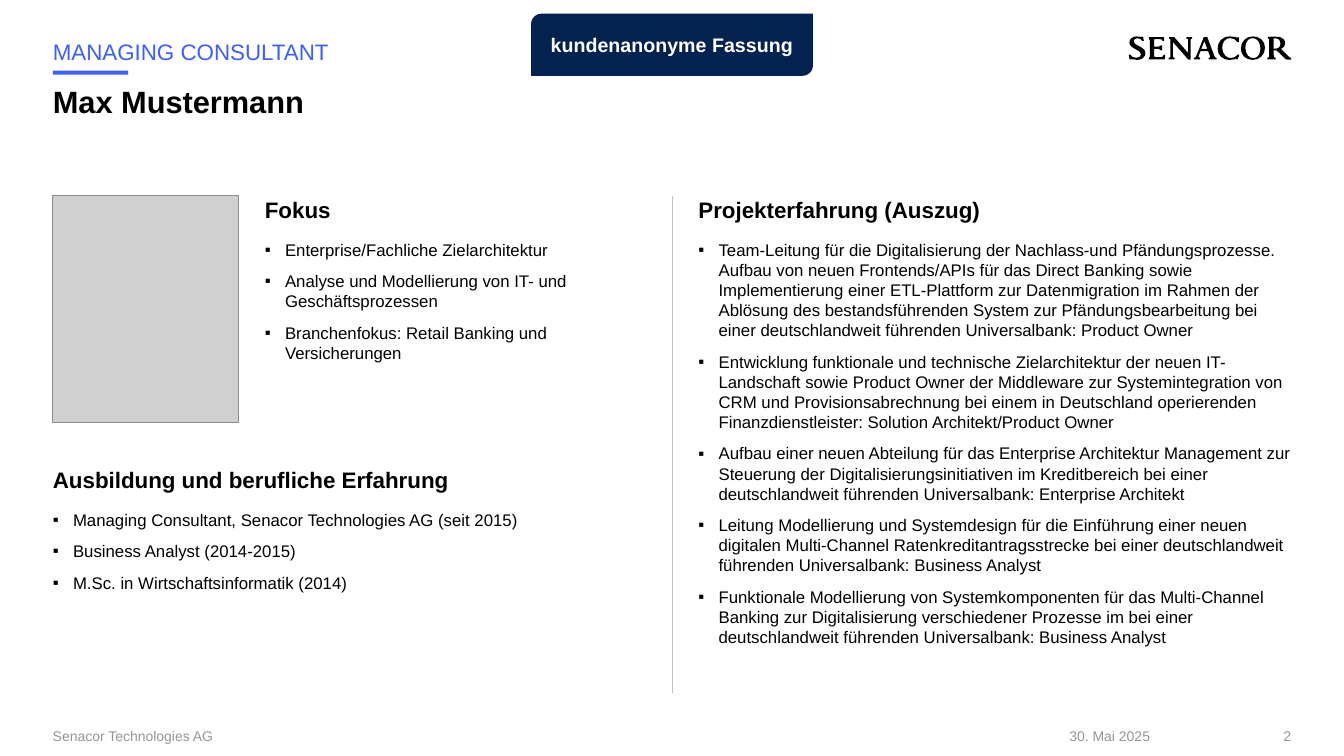
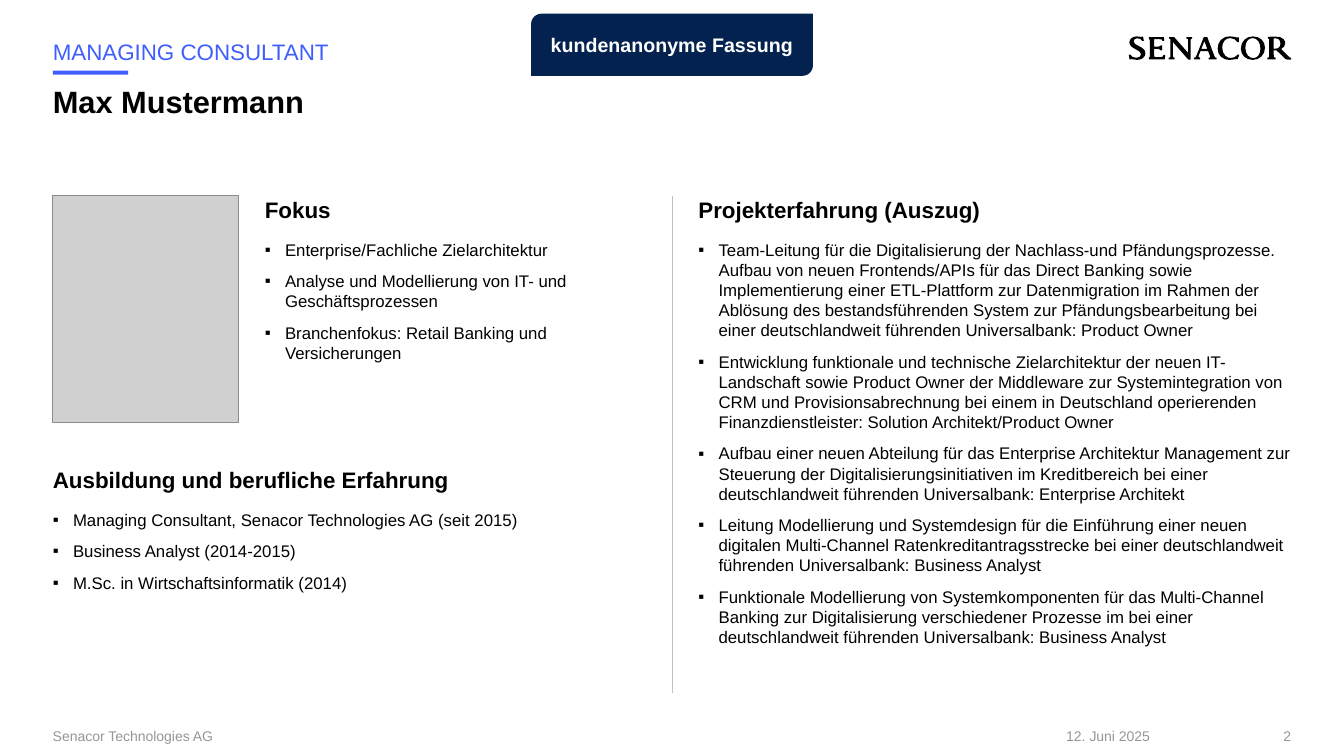
Before and after one commit to senacor/One-Pager-Management, a slide deck: slide 2 of azure-functions/examples/Mustermann, Max DE_201028.pptx. Drawn at 1344x756 pixels with LibreOffice and Linux fonts; fonts in the diff are those of the drawing; grey boxes stand for pictures. Boxes give left, top, right and bottom in pixels: in the first picture for what was removed or moved away, otherwise in the second. Text is boxed around its words. In the diff, an @@ line names an element or a change of style, - is before the commit and + after.

```diff
--- a/azure-functions/examples/Mustermann, Max DE_201028.pptx
+++ b/azure-functions/examples/Mustermann, Max DE_201028.pptx
@@ text at <box>1066,731,1150,741</box>: text changed @@
-30. Mai 2025
+12. Juni 2025
```
Also in this commit, not shown: 2 other slides changed, 12 other files.
